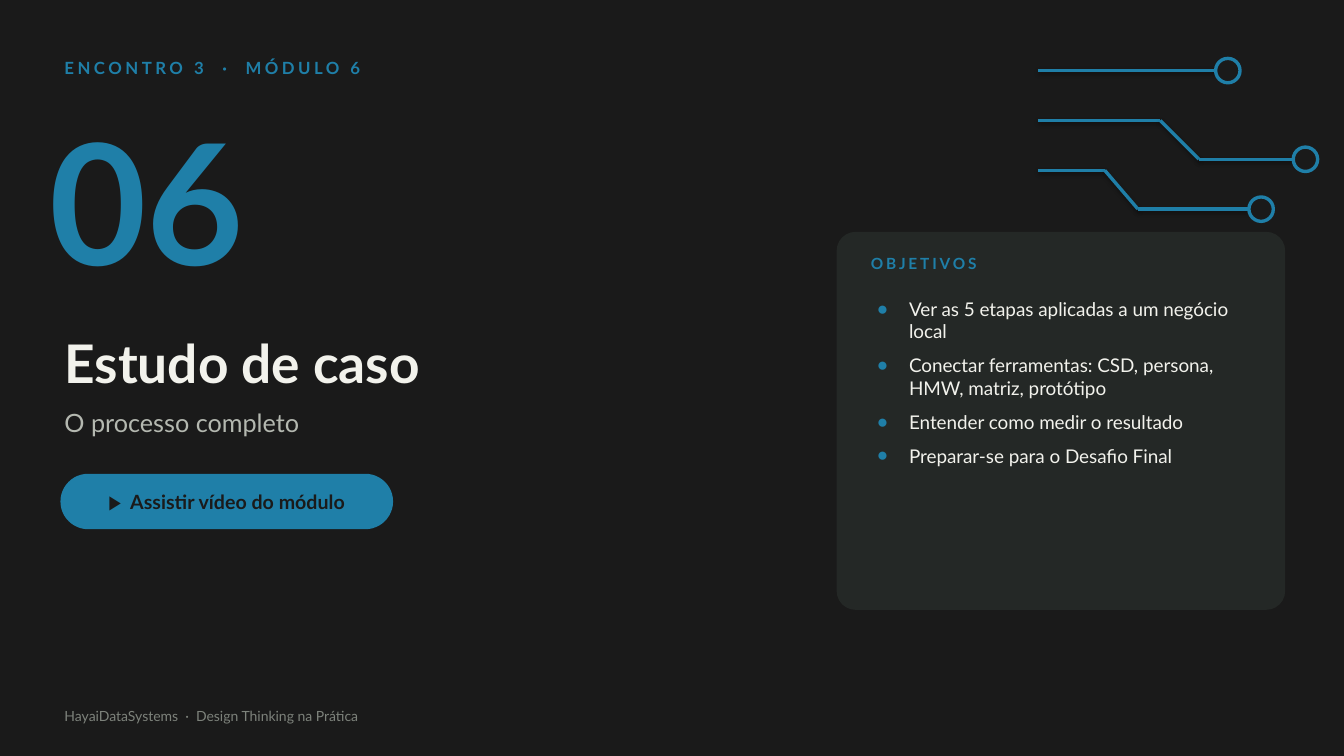
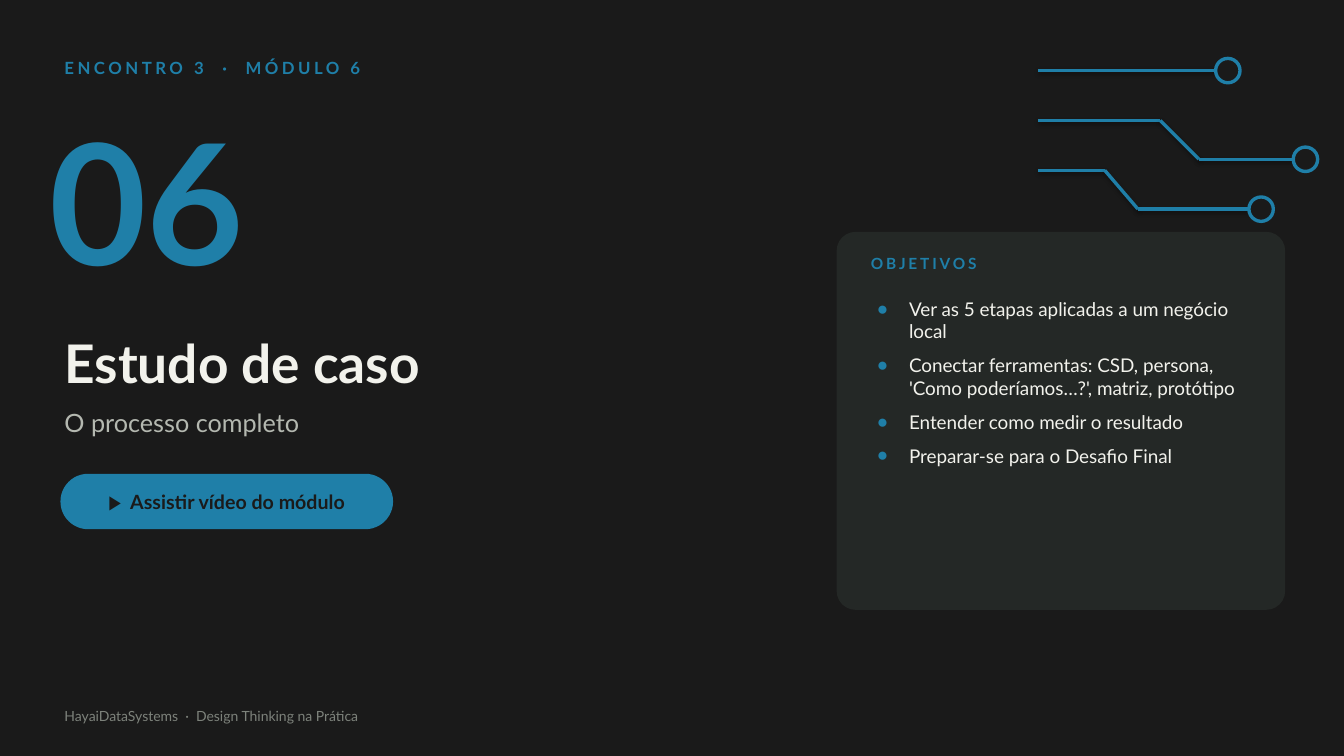
Before and after one commit to MiltonCarlosRibeiro/train-design-thinking-process, a slide deck: slide 72 of DT_na_Pratica_Slides-transflow.pptx. Drawn at 1344x756 pixels with LibreOffice and Linux fonts; fonts in the diff are those of the drawing. Boxes give left, top, right and bottom in pixels: in the first picture for what was removed or moved away, otherwise in the second. Text is boxed around its words. In the diff, an @@ line names an element or a change of style, - is before the commit and + after.

```diff
--- a/DT_na_Pratica_Slides-transflow.pptx
+++ b/DT_na_Pratica_Slides-transflow.pptx
@@ text at (x1=909, y1=358, x2=1235, y2=399): text changed @@
-● Conectar ferramentas: CSD, persona, HMW, matriz, protótipo
+● Conectar ferramentas: CSD, persona, 'Como poderíamos…?', matriz, protótipo
```
Also in this commit, not shown: 2 other slides changed.
